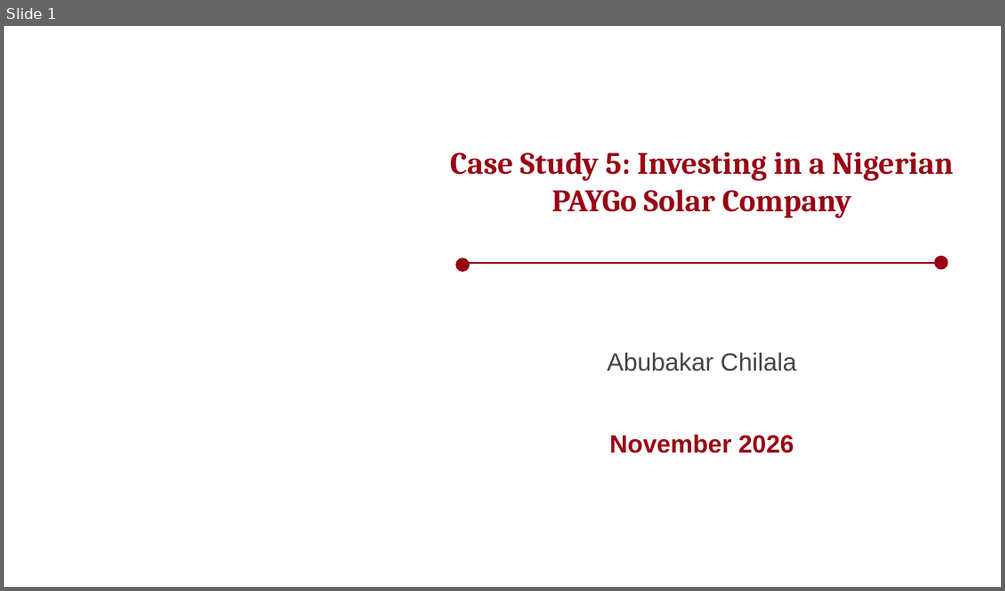
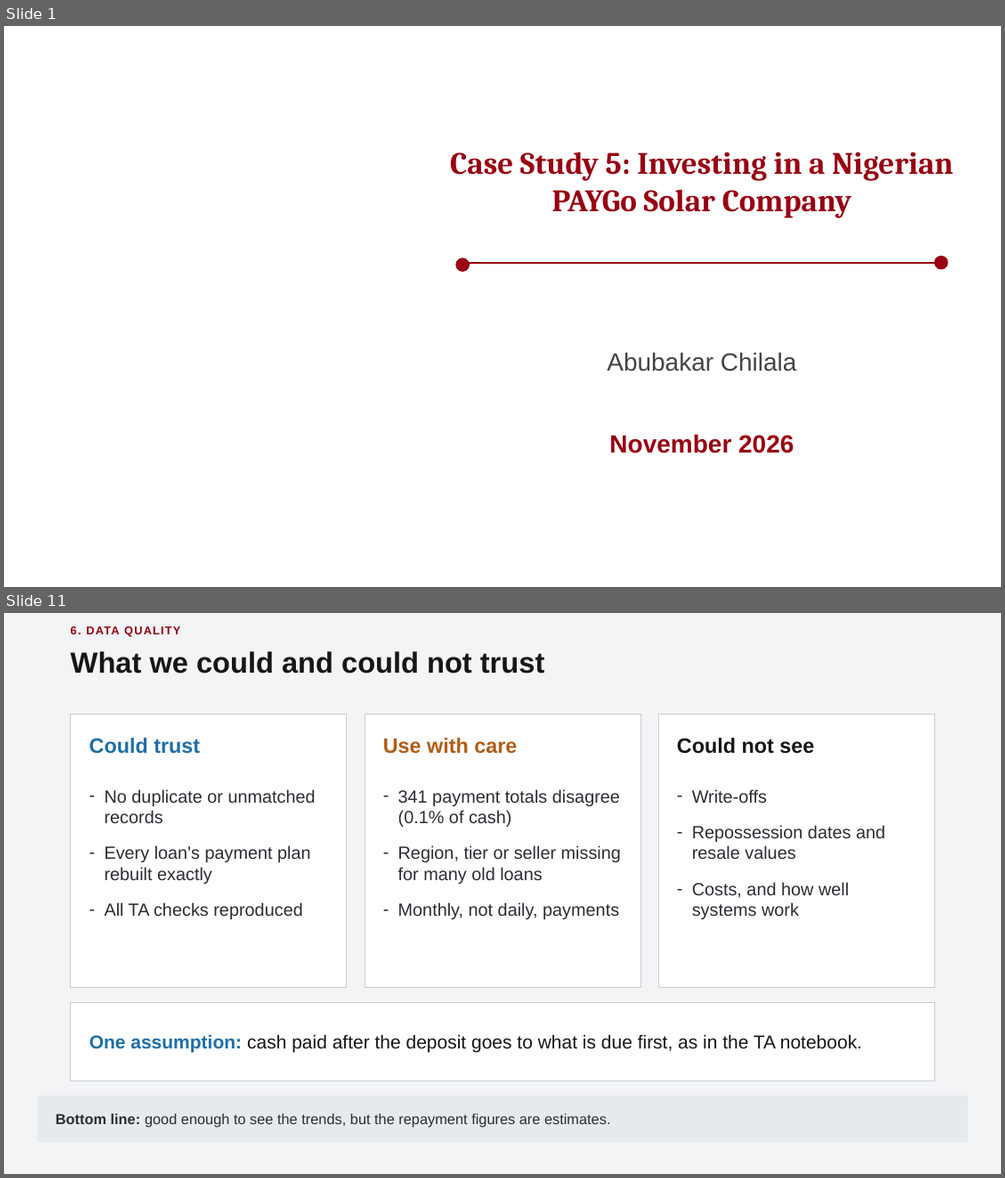
Before and after one commit to chilalaabubakar/EDA, a slide deck: case_study_5_paygo/Case_5_-_Decision_Briefing.pptx. Shown one above the other, each under a label of ours: slide 1 before the commit, slides 1 and 11 after it; the slides between them are not shown. The pictures are 1005x591 and 1005x1178 pixels, drawn with LibreOffice and Linux fonts; fonts in the diff are those of the drawing; background and template pictures are left out. Boxes give left, top, right and bottom in pixels: in the first picture for what was removed or moved away, otherwise in the second. Text is boxed around its words. In the diff, an @@ line names an element or a change of style, - is before the commit and + after.

```diff
--- a/case_study_5_paygo/Case_5_-_Decision_Briefing.pptx
+++ b/case_study_5_paygo/Case_5_-_Decision_Briefing.pptx
@@ slide 11 added at (4,613,1001,1174), background #F3F4F6 @@
@@ text added at (71,626,180,637), 11 pt, text #990011, bold @@
+6. DATA QUALITY
@@ text added at (71,651,545,674), 28 pt, text #161616, bold @@
+What we could and could not trust
@@ rectangle added at (71,714,347,987), fill #FFFFFF, outline #C8CCD1 0.5 pt @@
@@ rectangle added at (364,714,640,987), fill #FFFFFF, outline #C8CCD1 0.5 pt @@
@@ rectangle added at (658,714,934,987), fill #FFFFFF, outline #C8CCD1 0.5 pt @@
@@ text added at (89,738,200,754), 20 pt, text #1F6FA8, bold @@
+Could trust
@@ text added at (383,738,517,754), 20 pt, text #B35C14, bold @@
+Use with care
@@ text added at (677,738,814,754), 20 pt, text #161616, bold @@
+Could not see
@@ text added at (105,789,316,919), 17 pt, text #2A2E33 @@
+– No duplicate or unmatched records
+– Every loan's payment plan rebuilt exactly
+– All TA checks reproduced
@@ text added at (398,789,621,919), 17 pt, text #2A2E33 @@
+– 341 payment totals disagree (0.1% of cash)
+– Region, tier or seller missing for many old loans
+– Monthly, not daily, payments
@@ text added at (692,789,885,919), 17 pt, text #2A2E33 @@
+– Write-offs
+– Repossession dates and resale values
+– Costs, and how well systems work
@@ rectangle added at (71,1002,934,1080), fill #FFFFFF, outline #C8CCD1 0.5 pt @@
@@ text added at (89,1034,862,1052), 18 pt, text #161616 @@
+One assumption: cash paid after the deposit goes to what is due first, as in the TA notebook.
@@ rectangle added at (38,1095,968,1142), fill #E6E9EE @@
@@ text added at (56,1113,610,1127), 14 pt, text #2A2E33 @@
+Bottom line: good enough to see the trends, but the repayment figures are estimates.
```
Also in this commit, not shown: 10 slides changed, 1 slide removed, 5 other files.
